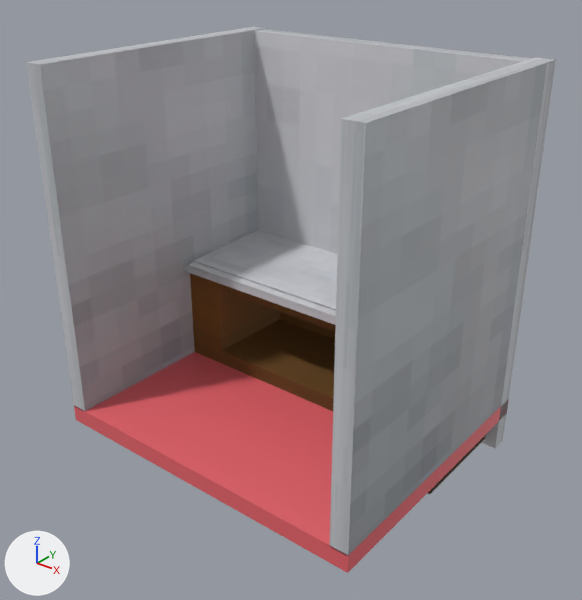
The glTF model meshes/countertop.glb as it was, and as the next commit left it.
Camera for both pictures: a camera (50 mm lens) standing at (12.51, -15.72, 13.31) and looking at (0.16, -0.28, 3.74). The lights are fixed; the arrows at lower left show +X, +Y and +Z. Where no turn or scale is listed for an object, it has been applied to the vertices.

In view in the first picture: 'B-Wall', 'Countertop', 'Countertop.001', 'Floor', 'L-Wall', 'R-Wall'.
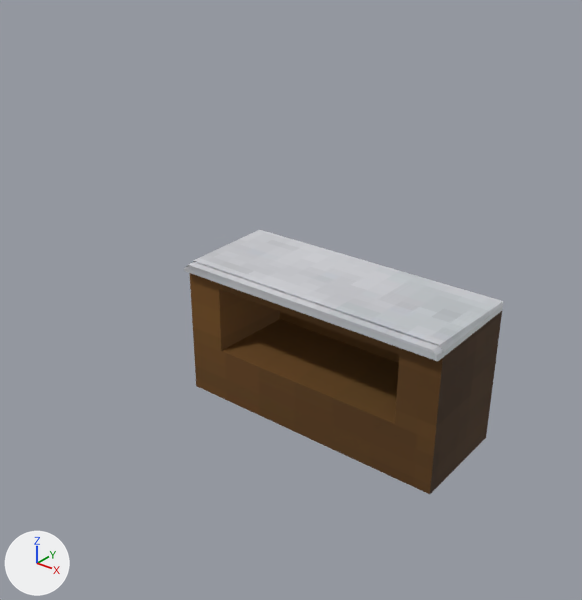
What the commit changed:
Object 'B-Wall' (ob_b_wall) is deleted.
Object 'L-Wall' (ob_l_wall) is deleted.
Object 'R-Wall' (ob_r_wall) is deleted.
Object 'Floor' (ob_floor) is deleted.

Where the change shows, as pixel boxes [x1, y1, x2, y2] in the pictures (582 x 600 px):
'R-Wall', deleted: before [330, 58, 556, 555]
'L-Wall', deleted: before [26, 27, 266, 411]
'Floor', deleted (red): before [74, 352, 509, 573]
'B-Wall', deleted: before [254, 29, 555, 448]
'Countertop', unchanged, uncovered by the edit: before [190, 273, 485, 494]; after [190, 273, 502, 494]
